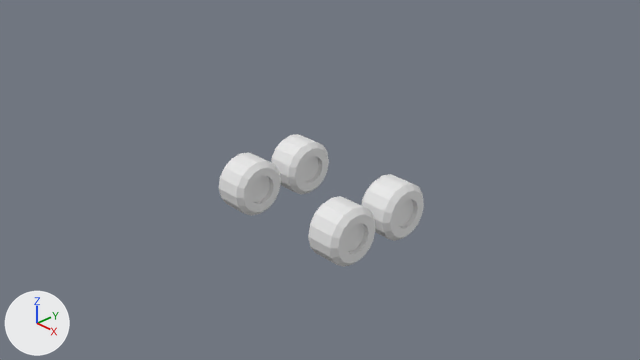
Before and after pictures for a commit that changed the Blender file Blender Tutorial/Modular/modularBase.blend.
Before and after are seen from the file's camera 'Camera'. Every picture has the same lights, and +X, +Y and +Z are marked at lower left. The same objects are shown in both versions, whatever each file hides.

In view in the first picture: 'Tire'.
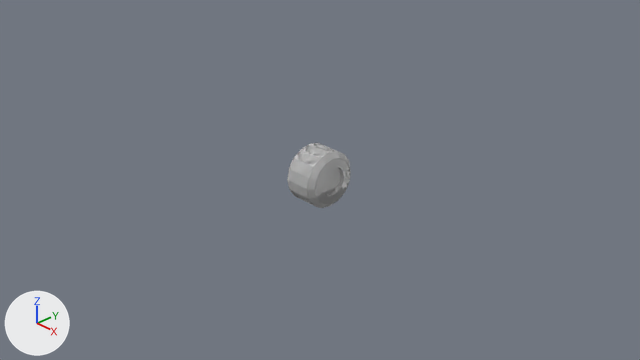
ob_centermirrortire is not drawn itself; it is used by a modifier of ob_tire.

The edits, one by one:
Object 'Tire' (ob_tire) moves from (0.861, -0.44, -0.286) to (0.0, 0.0, 0.0).
Object 'Tire' (ob_tire) loses its MIRROR modifier named 'M_Four'.
Modifier setting removed (it was use_axis = (True, True, False)).
Object 'Tire' (ob_tire) gains a MIRROR modifier named 'Mirror'.
On modifier 'Mirror' of object 'Tire' (ob_tire), mirror_object goes from ob_centermirrortire to ob_tire_mainempty.
Object 'CenterMirrorTire' (ob_centermirrortire) moves from (0.0, 0.0, 0.0) to (0.0, 0.344, 0.0).
Object 'Tire_MainEmpty' (ob_tire_mainempty) is new.
Its location is (0.0, 0.0, 0.0).
It is now shown.

Location of each change, [x1, y1, x2, y2] in pixels of the pictures (640 x 360 px):
'Tire', moved, modifiers changed
    before: [219, 134, 424, 267]
    after: [287, 143, 351, 208]
